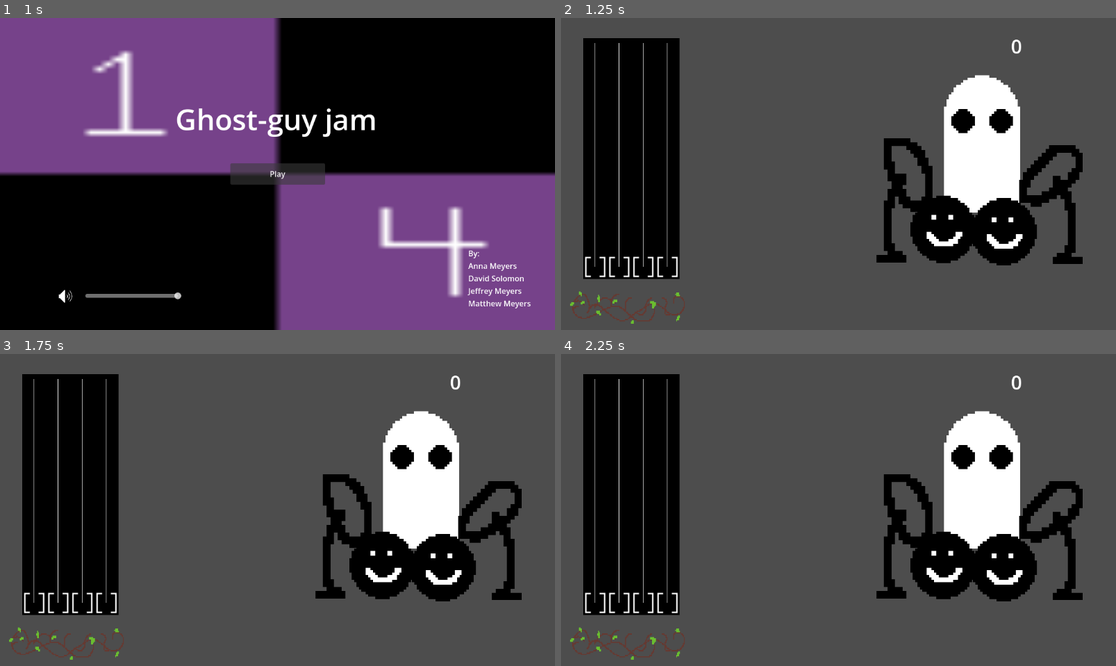
Above: before the commit, frames 1-4 (two rows, left to right).
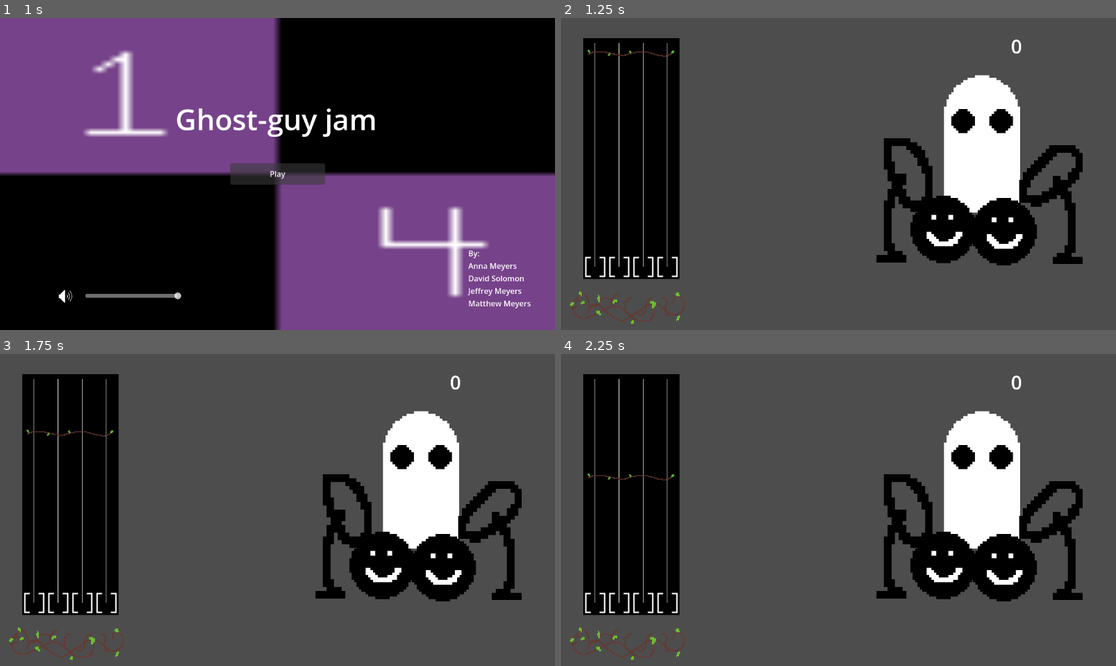
Above: after the commit, the same moments.

Repository: DarthObsidian/Jam
Game: Godot game, scene res://scenes/menu.tscn
Same seed, same stepped clock (60 frames per second), same inputs: the game is played once before the commit and once after it. Sound files missing from this copy of the repository are replaced by a short silence.
Inputs:
- Up to frame 1 (1 s): click "Play" at 0.5 s
- Up to frame 2 (1.25 s): no input
- Up to frame 3 (1.75 s): hold E (mid-right) from 1.28 s (still down)
- Up to frame 4 (2.25 s): tap Enter at 2 s; release E (mid-right) at 2.03 s; hold Q (left) from 2.03 s (still down)

Frame 1 is identical in both runs. In frame 2, less than 0.1% of the frame differs, in the area x 4-21%, y 10-13%; in frame 3, less than 0.1%; in frame 4, less than 0.1%.

Commit message:
Measure bars

Diff:
--- a/Note/note.gd
+++ b/Note/note.gd
@@ -2,8 +2,6 @@
 class_name Note
 extends Node2D
 
-var start_y: float
-var target_y: float
 var travel_time: float
 var hit_time: float
 var elapsed_time: float = 0.0
--- a/SongData/song_cozy.json
+++ b/SongData/song_cozy.json
@@ -1,7 +1,7 @@
 {
 	"song": "Cozy_Fall_Jam",
 	"bpm": 94,
-	"offset": 0.75,
+	"offset": 1.0,
 	"notes": [
 		{
 			"beat": 15.5,
--- a/Track/Lane/lane.gd
+++ b/Track/Lane/lane.gd
@@ -25,15 +25,15 @@
 
 func get_spawn_position() -> Vector2:
 	return Vector2(
-		lane_size .x / 2.0,
+		lane_size.x / 2.0,
 		spawn_offset
 	)
 
 
 func get_target_position() -> Vector2:
 	return Vector2(
-		lane_size .x / 2.0,
-		lane_size .y - target_offset
+		lane_size.x / 2.0,
+		lane_size.y - target_offset
 	)
 
 func play_hit_visuals(hit_status: Constants.HitStatus) -> void:
--- a/Track/Lane/lane.tscn
+++ b/Track/Lane/lane.tscn
@@ -52,6 +52,7 @@
 points = PackedVector2Array(0, 500, 0, 0)
 
 [node name="HitIndicator" type="AnimatedSprite2D" parent="."]
+z_index = 2
 scale = Vector2(1.5, 1.5)
 sprite_frames = SubResource("SpriteFrames_onptw")
 animation = &"play"
--- /dev/null
+++ b/Track/Lane/measure_bar.gd
@@ -0,0 +1,25 @@
+class_name MeasureBar
+extends Node2D
+
+var spawn_position: Vector2
+var target_position: Vector2
+var elapsed_time: float = 0.0
+var travel_time: float = 2.0
+var track: NoteTrack
+
+func _process(delta: float) -> void:
+	elapsed_time += delta
+
+	var progress := elapsed_time / travel_time
+	position = lerp(spawn_position, target_position, progress)
+
+	if (position - spawn_position).length() >= track.get_track_size().y:
+		queue_free()
+
+func setup(track_in: NoteTrack, spawn_position_in: Vector2, target_position_in: Vector2, travel_time_in: float) -> void:
+	track = track_in
+	spawn_position = spawn_position_in
+	target_position = target_position_in
+	travel_time = travel_time_in
+
+	position = spawn_position
--- /dev/null
+++ b/Track/Lane/measure_bar.tscn
@@ -0,0 +1,14 @@
+[gd_scene load_steps=3 format=3 uid="uid://vfmaax516kcn"]
+
+[ext_resource type="Script" uid="uid://lbj0jih865am" path="res://Track/Lane/measure_bar.gd" id="1_ef1ik"]
+[ext_resource type="Texture2D" uid="uid://dntrhmivmnt12" path="res://assets/placeholder/measure.png" id="1_ju3rt"]
+
+[node name="Node2D" type="Node2D"]
+script = ExtResource("1_ef1ik")
+
+[node name="MeasureBarImage" type="TextureRect" parent="."]
+offset_left = -100.0
+offset_top = -29.0
+offset_right = 100.0
+offset_bottom = 29.0
+texture = ExtResource("1_ju3rt")
--- a/Track/track.gd
+++ b/Track/track.gd
@@ -6,6 +6,7 @@
 @export var lanes: Node2D
 @export var note_scene: PackedScene
 @export var lane_scene: PackedScene
+@export var measure_scene: PackedScene
 
 @export_tool_button("Spawn Test Note")
 var spawn_test_note_button: Callable:
@@ -27,7 +28,7 @@
 
 @export var lane_vis_width := 10
 @export var spawn_height_mod := 0.0
-@export var target_height_mod : float = 0.0:
+@export var target_height_mod := 0.0:
 	set(value):
 		target_height_mod = max(0.0, value)
 		if Engine.is_editor_hint():
@@ -61,8 +62,7 @@
 
 	print("Generating ", lane_count, " lanes")
 
-	var track_rect = background.get_rect()
-	var track_size = track_rect.size
+	var track_size = get_track_size()
 	var lane_width = track_size.x / lane_count
 
 	print("Track size: ", track_size)
@@ -104,17 +104,36 @@
 	var lane := lanes.get_child(lane_index)
 	lane.add_child(note)
 
-	var track_size := background.texture.get_size()
+	var track_size := get_track_size()
 	var lane_width := track_size.x / lane_count
 
 	var color := lane_colors[lane_index % lane_colors.size()]
 
+	note.z_index = 1
 	note.setup(
 		lane,
 		color,
 		hit_time,
 		travel_time,
 		duration
+	)
+func spawn_measure_bar(note_travel_time: float) -> void:
+	if not measure_scene:
+		print("ERROR: No measure scene assigned")
+		return
+
+	var measure_bar := measure_scene.instantiate() as MeasureBar
+
+	add_child(measure_bar)
+	var track_size := get_track_size()
+	var measure_spawn_position :=  Vector2(track_size.x/2.0, spawn_height_mod)
+	var measure_target_position := Vector2(track_size.x/2.0, track_size.y - target_height_mod)
+
+	measure_bar.setup(
+		self,
+		measure_spawn_position,
+		measure_target_position,
+		note_travel_time
 	)
 
 func spawn_test_note() -> void:
@@ -123,3 +142,6 @@
 
 	var random_lane = randi() % lane_count
 	spawn_note(random_lane, 0, 2.0, 0.0)
+
+func get_track_size() -> Vector2:
+	return background.size
--- a/Track/track.tscn
+++ b/Track/track.tscn
@@ -1,10 +1,12 @@
-[gd_scene load_steps=6 format=3 uid="uid://ccduod3a8kegm"]
+[gd_scene load_steps=8 format=3 uid="uid://ccduod3a8kegm"]
 
 [ext_resource type="Script" uid="uid://p32aj6fphx82" path="res://Track/track.gd" id="1_4iscw"]
 [ext_resource type="Texture2D" uid="uid://nfvds2caxfj5" path="res://Track/track_temp.png" id="2_6alhs"]
 [ext_resource type="PackedScene" uid="uid://bmb3es860hw4t" path="res://Note/note.tscn" id="2_8yr1p"]
 [ext_resource type="PackedScene" uid="uid://bk0yvgbqlobb6" path="res://Track/Lane/lane.tscn" id="3_8yr1p"]
+[ext_resource type="PackedScene" uid="uid://vfmaax516kcn" path="res://Track/Lane/measure_bar.tscn" id="4_tmdkr"]
 [ext_resource type="Script" uid="uid://dymmca6tqabv8" path="res://Track/Lane/lane.gd" id="5_mr25t"]
+[ext_resource type="PackedScene" uid="uid://djms2e6bn0fqb" path="res://Track/Lane/perfect_sparks.tscn" id="6_tb4y8"]
 
 [node name="Track" type="Node2D" node_paths=PackedStringArray("background", "lanes")]
 script = ExtResource("1_4iscw")
@@ -12,6 +14,7 @@
 lanes = NodePath("TrackVisuals/TextureRect/Lanes")
 note_scene = ExtResource("2_8yr1p")
 lane_scene = ExtResource("3_8yr1p")
+measure_scene = ExtResource("4_tmdkr")
 lane_colors = Array[Color]([Color(1, 0, 0, 1), Color(0, 0, 1, 1), Color(10.581538, 8.116523, 0, 1), Color(0, 1, 0, 1), Color(1.3167266, 0.4601145, 0, 1), Color(0.7372549, 0, 1, 1)])
 spawn_height_mod = 10.0
 target_height_mod = 25.0
@@ -32,19 +35,23 @@
 [node name="Lane_0" type="Node2D" parent="TrackVisuals/TextureRect/Lanes" instance=ExtResource("3_8yr1p")]
 position = Vector2(-100, -250)
 script = ExtResource("5_mr25t")
+perfect_vfx_scene = ExtResource("6_tb4y8")
 lane_size = Vector2(50, 500)
 
 [node name="Lane_1" type="Node2D" parent="TrackVisuals/TextureRect/Lanes" instance=ExtResource("3_8yr1p")]
 position = Vector2(-50, -250)
 script = ExtResource("5_mr25t")
+perfect_vfx_scene = ExtResource("6_tb4y8")
 lane_size = Vector2(50, 500)
 
 [node name="Lane_2" type="Node2D" parent="TrackVisuals/TextureRect/Lanes" instance=ExtResource("3_8yr1p")]
 position = Vector2(0, -250)
 script = ExtResource("5_mr25t")
+perfect_vfx_scene = ExtResource("6_tb4y8")
 lane_size = Vector2(50, 500)
 
 [node name="Lane_3" type="Node2D" parent="TrackVisuals/TextureRect/Lanes" instance=ExtResource("3_8yr1p")]
 position = Vector2(50, -250)
 script = ExtResource("5_mr25t")
+perfect_vfx_scene = ExtResource("6_tb4y8")
 lane_size = Vector2(50, 500)
--- a/scripts/song_controller.gd
+++ b/scripts/song_controller.gd
@@ -24,8 +24,9 @@
 var bpm: float = 120.0
 var initial_delay: float = 0.0
 var offset: float = 0.0
+var notes_per_measure : float= 4.0
 
-
+var next_measure_beat: float = 0.0
 var song_time_temp: float = 0.0
 
 
@@ -36,6 +37,10 @@
 func _process(_delta: float) -> void:
 	var song_time := get_song_time()
 	spawn_notes(song_time)
+
+	if(song_time >= next_measure_beat):
+		spawn_measure_bar()
+		next_measure_beat += notes_per_measure
 
 
 func load_song() -> void:
@@ -73,7 +78,8 @@
 	print("BPM: ", bpm)
 	print("Offset: ", offset)
 	print("Notes: ", notes.size())
-
+	next_measure_beat = 0.0
+	note_travel_time = notes_per_measure / (bpm/60)
 	music_player.play()
 
 
@@ -170,3 +176,9 @@
 				best_note = child
 
 	return best_note
+
+func spawn_measure_bar() -> void:
+	if track == null:
+		push_error("SongController: No Track assigned.")
+		return
+	track.spawn_measure_bar(note_travel_time)
Not shown, added: Track/Lane/measure_bar.gd.uid
Binary file added: assets/placeholder/measure.png
Not shown, added: assets/placeholder/measure.png.import
